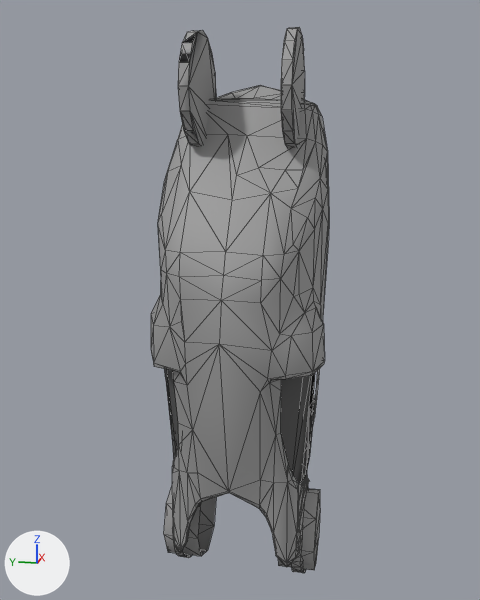
The COLLADA model src/resources/urdf/romeo/collision/RKneePitch.dae as it was, and as the next commit left it.
Both versions are drawn from a camera (50 mm lens) standing at (-0.412, -0.079, -0.027) and looking at (-0.003, 0.003, -0.13). The axes (+X, +Y, +Z) are drawn at lower left. The lights are the same throughout. Mesh edges are drawn as thin lines. Where no turn or scale is listed for an object, it has been applied to the vertices.

Names of what the first picture shows: 'RKneePitch_1', 'RKneePitch_2'.
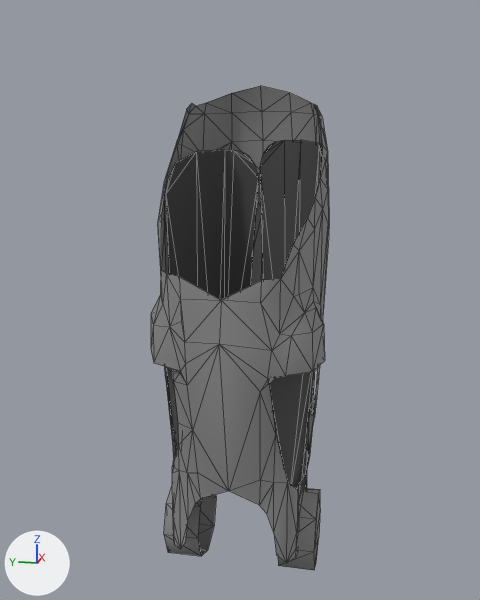
What differs and where, as boxes [x1, y1, x2, y2] in the pictures (480 x 600 px):
'RKneePitch_2', reshaped (11% shorter)
    before: [151, 27, 329, 573]
    after: [151, 86, 329, 570]
part 1 of me_shapeindexedfaces_042_geometry_004, deleted
    before: [178, 30, 216, 146]
part 2 of me_shapeindexedfaces_042_geometry_004, deleted
    before: [281, 27, 305, 147]
part 3 of me_shapeindexedfaces_042_geometry_004, deleted
    before: [172, 362, 324, 573]
part 4 of me_shapeindexedfaces_042_geometry_004, deleted
    before: [151, 353, 181, 373]
part 5 of me_shapeindexedfaces_042_geometry_004, cut back
    before: [158, 85, 323, 300]
    after: [158, 214, 299, 278]
'RKneePitch_1', unchanged, uncovered by the edit
    before: [167, 162, 326, 484]
    after: [166, 140, 326, 490]

Diff of the bpy script that builds the scene:
```diff
--- a/src/resources/urdf/romeo/collision/RKneePitch.dae.py
+++ b/src/resources/urdf/romeo/collision/RKneePitch.dae.py
@@ me_shapeindexedfaces_042_geometry_004 @@
 # used by ob_rkneepitch_2; location = (0.0, 0.0, 0.0)
-me_shapeindexedfaces_042_geometry_004.from_pydata(...)  # 629 vertices, 1046 faces; spans x -0.074..0.063, y -0.054..0.055, z -0.319..0.034
+me_shapeindexedfaces_042_geometry_004.from_pydata(...)  # 314 vertices, 463 faces; spans x -0.074..0.063, y -0.054..0.055, z -0.317..0.006
+# me_shapeindexedfaces_042_geometry_004 part 1: the loose piece of 32 vertices spanning x -0.034..0.034, y 0.026..0.032, z -0.034..0.034 is deleted
+# me_shapeindexedfaces_042_geometry_004 part 2: the loose piece of 32 vertices spanning x -0.034..0.034, y -0.032..-0.026, z -0.034..0.034 is deleted
+# me_shapeindexedfaces_042_geometry_004 part 3
+# 191 vertices are removed from x -0.063..0.047, y -0.054..0.044, z -0.319..-0.159
+# 319 faces are deleted
+# me_shapeindexedfaces_042_geometry_004 part 4
+# 8 vertices are removed from x -0.061..-0.019, y 0.028..0.054, z -0.16..-0.159
+# 17 faces are deleted
+# me_shapeindexedfaces_042_geometry_004 part 5
+# 52 vertices are removed from x -0.067..0.05, y -0.043..0.041, z -0.101..0.006
+# 129 faces are deleted
+# 2 new faces join them
 me_shapeindexedfaces_042_geometry_004.materials.append(mat_material_040_001_004)
```
